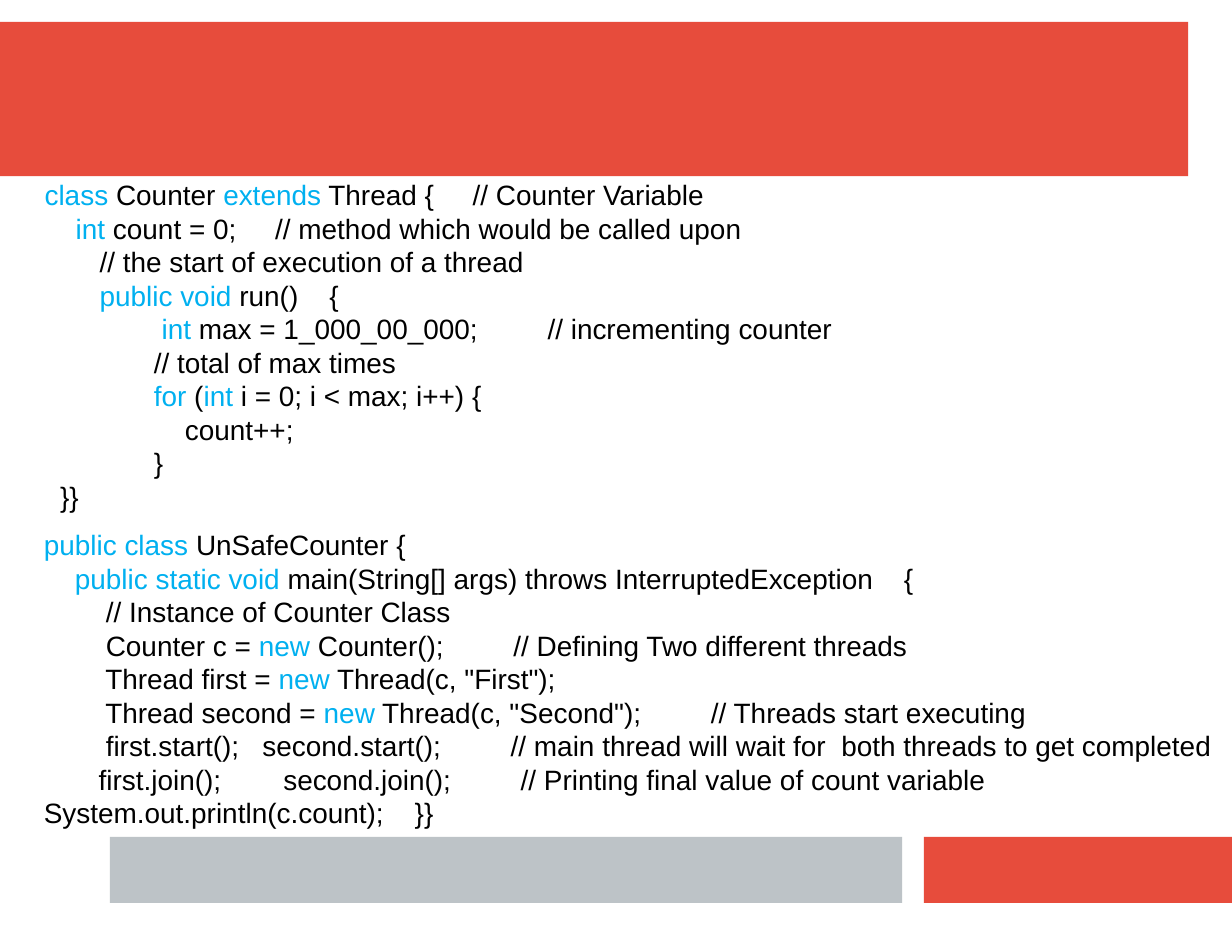
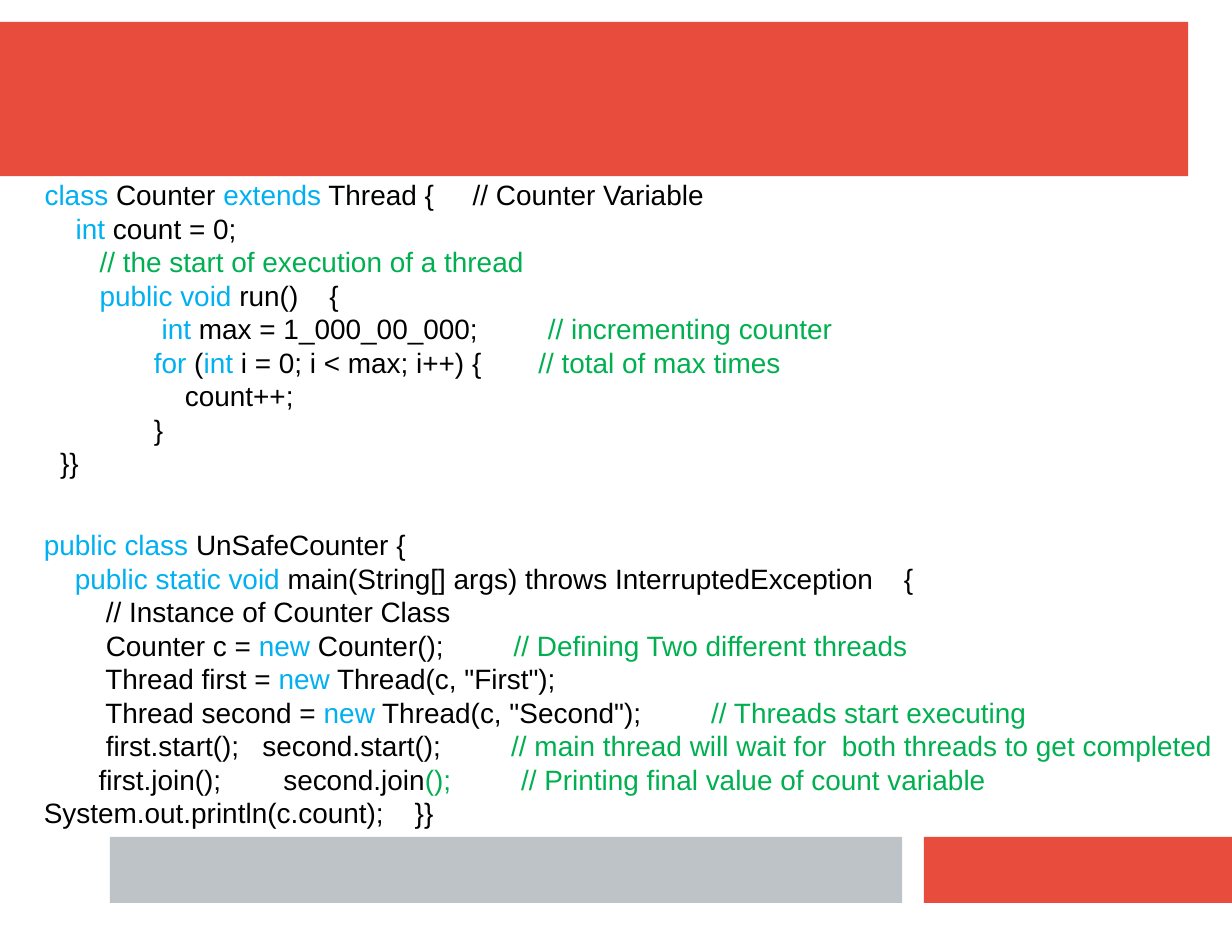
Before and after one commit to mecchmatProjects/JavaCourse, a slide deck: slide 44 of L10_Multi/JavaTutorUkr10.ppt. Drawn at 1232x925 pixels with LibreOffice and Linux fonts; fonts in the diff are those of the drawing. Boxes give left, top, right and bottom in pixels: in the first picture for what was removed or moved away, otherwise in the second. Text is boxed around its words. In the diff, an @@ line names an element or a change of style, - is before the commit and + after.

```diff
--- a/L10_Multi/JavaTutorUkr10.ppt
+++ b/L10_Multi/JavaTutorUkr10.ppt
@@ text at [76, 218, 236, 243]: text changed @@
-int count = 0; // method which would be called upon
+int count = 0;
@@ text at [123, 251, 832, 344]: text colour #000000 to #00B050 in "// the start of execution of a ...", "// incrementing counter" @@
@@ text at [154, 352, 781, 378]: text changed; text colour #000000 to #00B050 @@
-// total of max times
-for (int i = 0; i < max; i++) {
+for (int i = 0; i < max; i++) { // total of max times
@@ text at [44, 635, 1212, 829]: text colour #000000 to #00B050 in "// Defining Two different threads", "// Threads start executing", "// main thread will wait for both ..." @@
```
Also in this commit, not shown: 18 other slides changed, 36 slides added, 6 other files.
